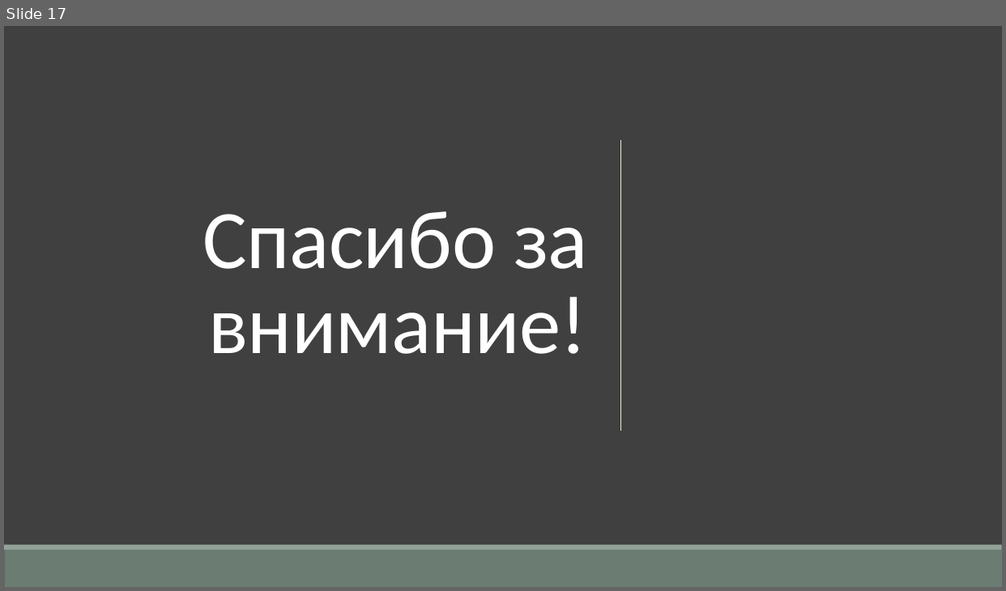
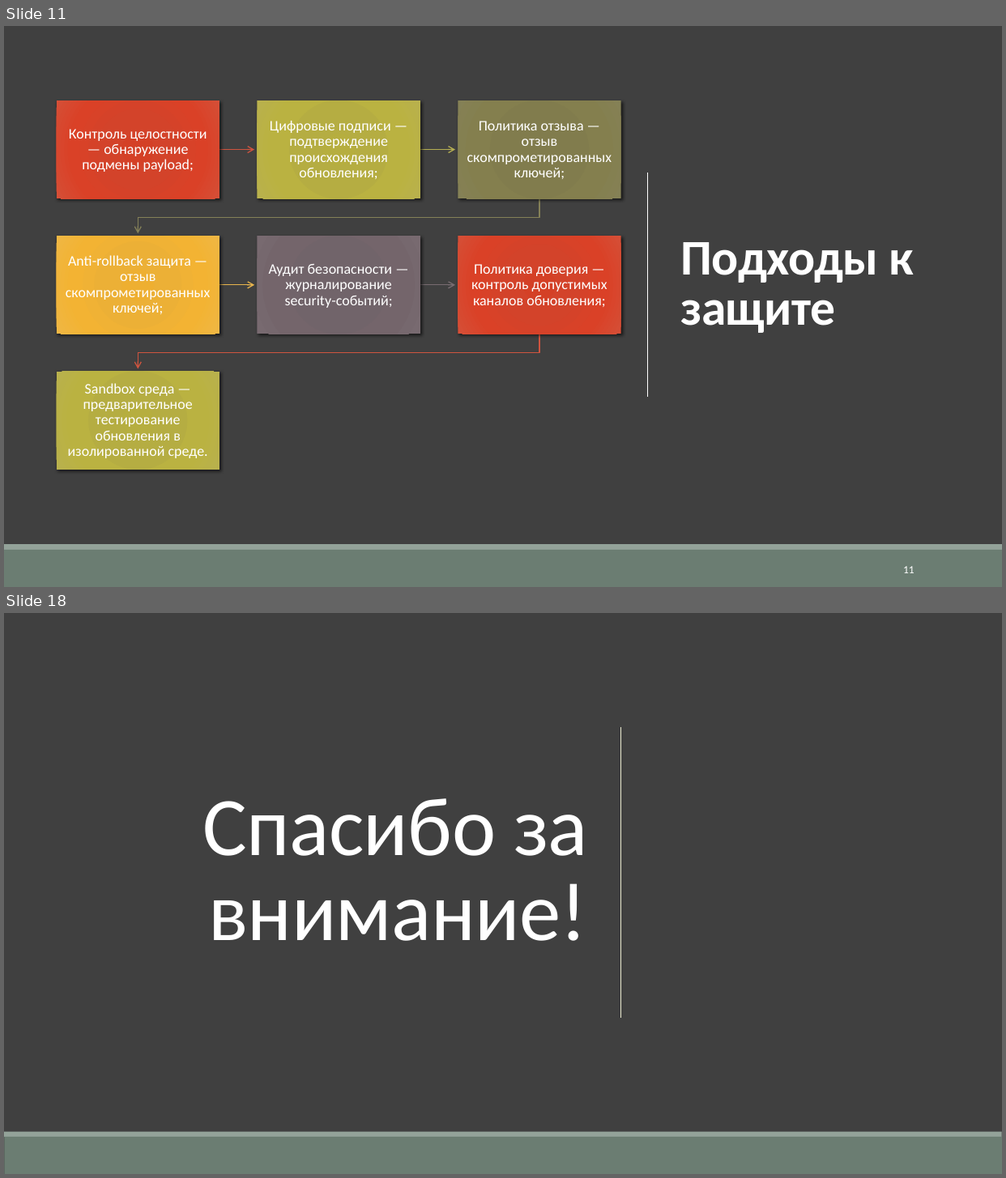
Before and after one commit to AknasMacefg/ITiABD, a slide deck: Курс 3/DevOps/ИД23-1_МасловАН_Отчёт по проекту.pptx. Shown one above the other, each under a label of ours: slide 17 before the commit, slides 11 and 18 after it; the slides between them are not shown. The pictures are 1006x591 and 1006x1178 pixels, drawn with LibreOffice and Linux fonts; fonts in the diff are those of the drawing. Boxes give left, top, right and bottom in pixels: in the first picture for what was removed or moved away, otherwise in the second. Text is boxed around its words. In the diff, an @@ line names an element or a change of style, - is before the commit and + after.

```diff
--- a/Курс 3/DevOps/ИД23-1_МасловАН_Отчёт по проекту.pptx
+++ b/Курс 3/DevOps/ИД23-1_МасловАН_Отчёт по проекту.pptx
@@ slide 11 added at (4, 26, 1002, 587), background #404040 @@
@@ rectangle added at (4, 26, 1002, 544), fill #404040 @@
@@ line added from (647, 173) to (647, 397), #FFFFFF 0.5 pt @@
@@ title added at (681, 242, 913, 333), 48 pt, text #FFFFFF, bold @@
+Подходы к защите
@@ group added at (57, 101, 621, 470): 7 rectangles, 7 texts, 6 freeform shapes @@
+Контроль целостности — обнаружение подмены payload;
+Цифровые подписи — подтверждение происхождения обновления;
+Политика отзыва — отзыв скомпрометированных ключей;
+Anti-rollback защита — отзыв скомпрометированных ключей;
+Аудит безопасности — журналирование security-событий;
+Политика доверия — контроль допустимых каналов обновления;
+Sandbox среда — предварительное тестирование обновления в изолированной среде.
@@ rectangle added at (4, 544, 1002, 550), fill #93A299 @@
@@ rectangle added at (4, 550, 1002, 587), fill #6B7D72 @@
@@ page number added at (903, 566, 914, 574), 10.5 pt, text #FFFFFF @@
+11
@@ what was slide 17 is now slide 18 @@
```
Also in this commit, not shown: 4 slides changed, 12 other slides added, 12 slides removed, 4 other files.
